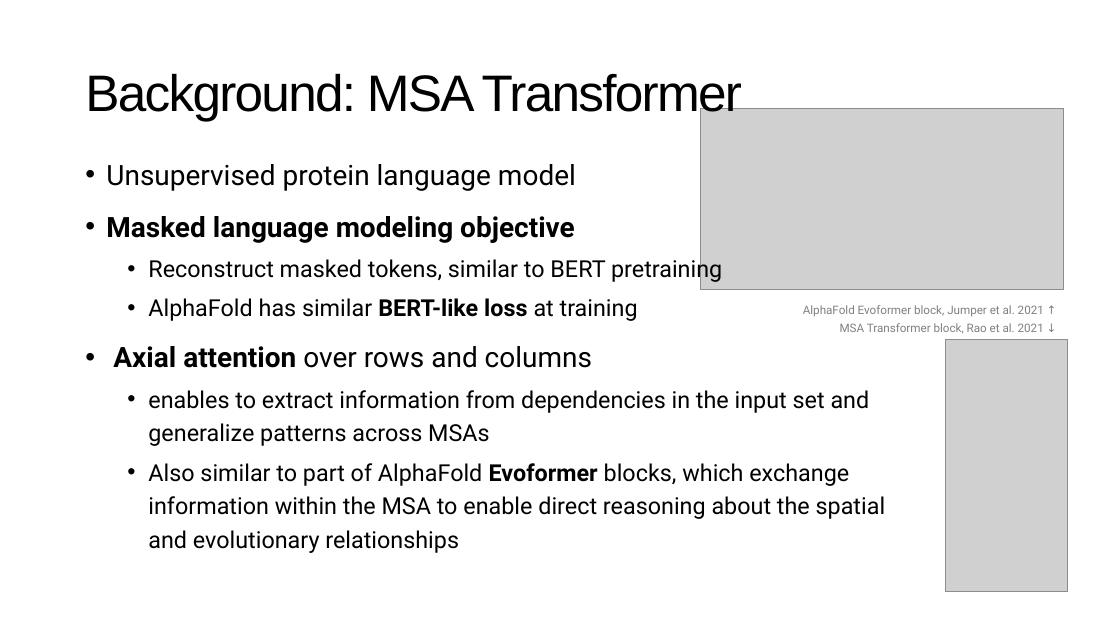
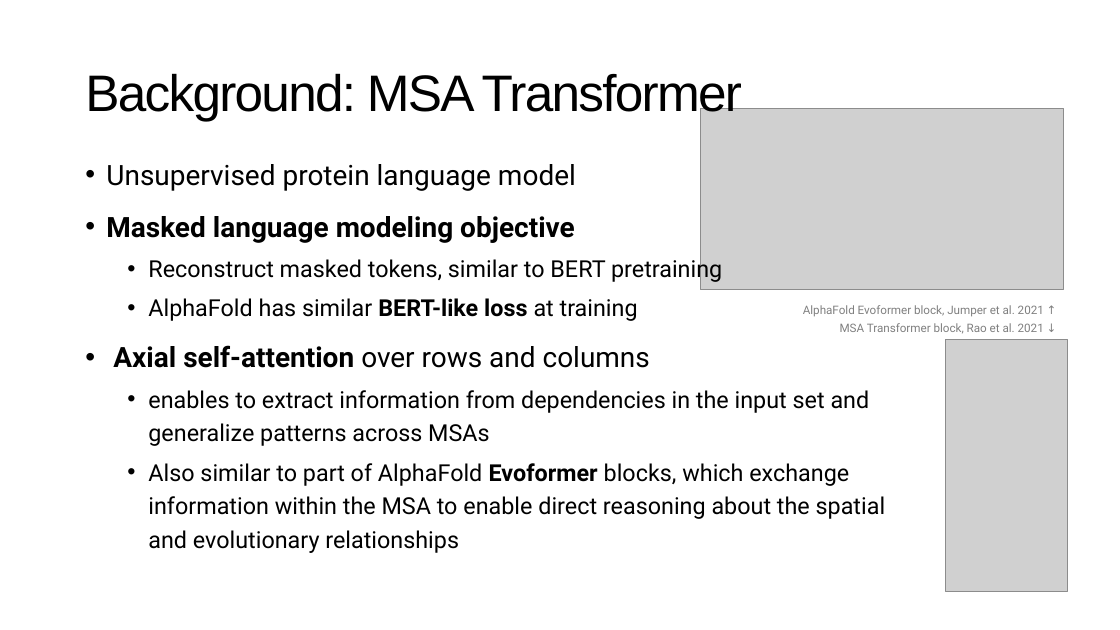
Before and after one commit to NaiL23/ShanghaiTech-CS177H-MSA-Scoring, a slide deck: slide 4 of report/presentation.pptx. Drawn at 1120x630 pixels with LibreOffice and Linux fonts; fonts in the diff are those of the drawing; grey boxes stand for pictures. Boxes give left, top, right and bottom in pixels: in the first picture for what was removed or moved away, otherwise in the second. Text is boxed around its words. In the diff, an @@ line names an element or a change of style, - is before the commit and + after.

```diff
--- a/report/presentation.pptx
+++ b/report/presentation.pptx
@@ text at (113,345,650,368): text changed; bold on @@
-• Axial attention over rows and columns
+• Axial self-attention over rows and columns
```
Also in this commit, not shown: 8 other slides changed, 6 slides added, 1 slide removed, 4 other files.
